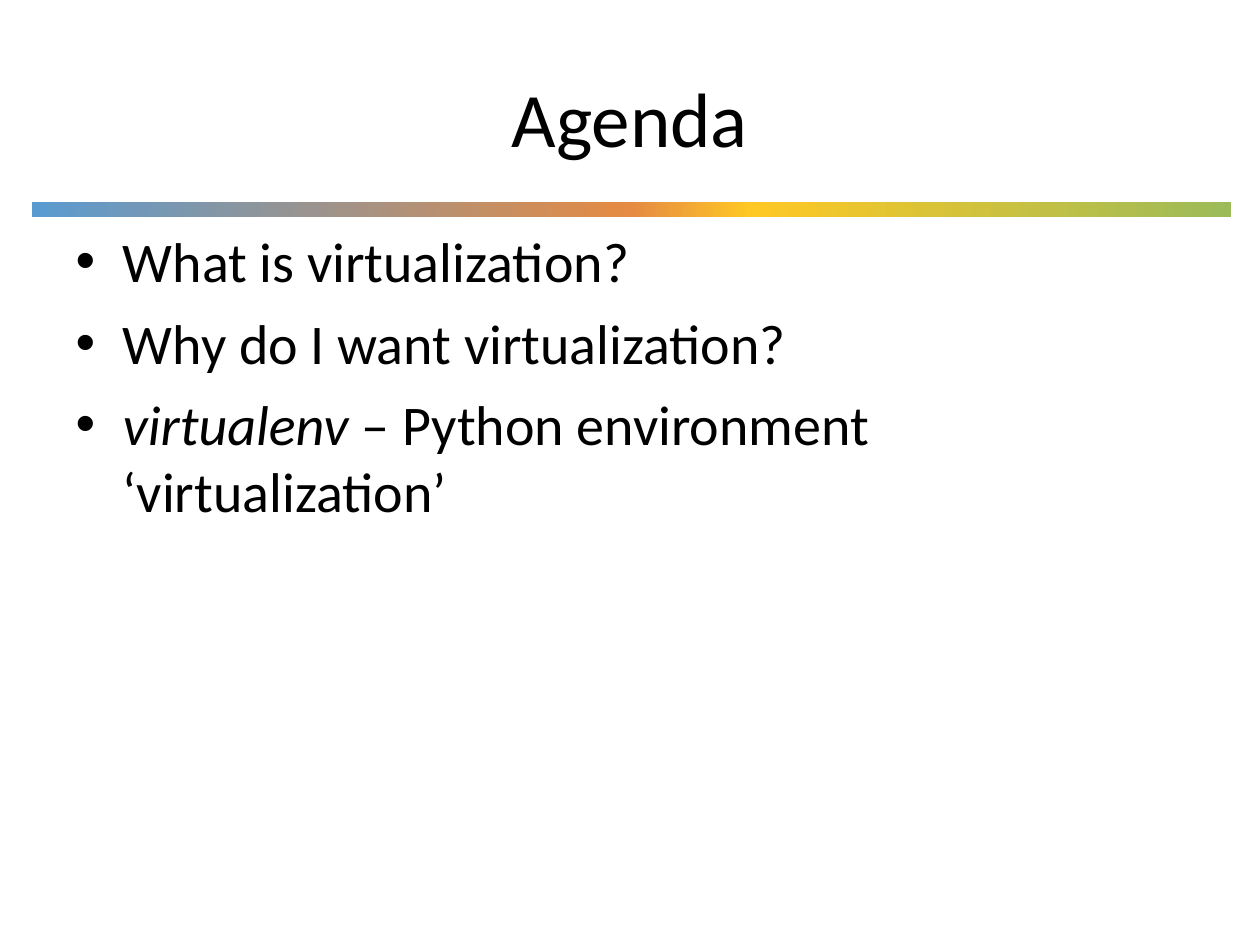
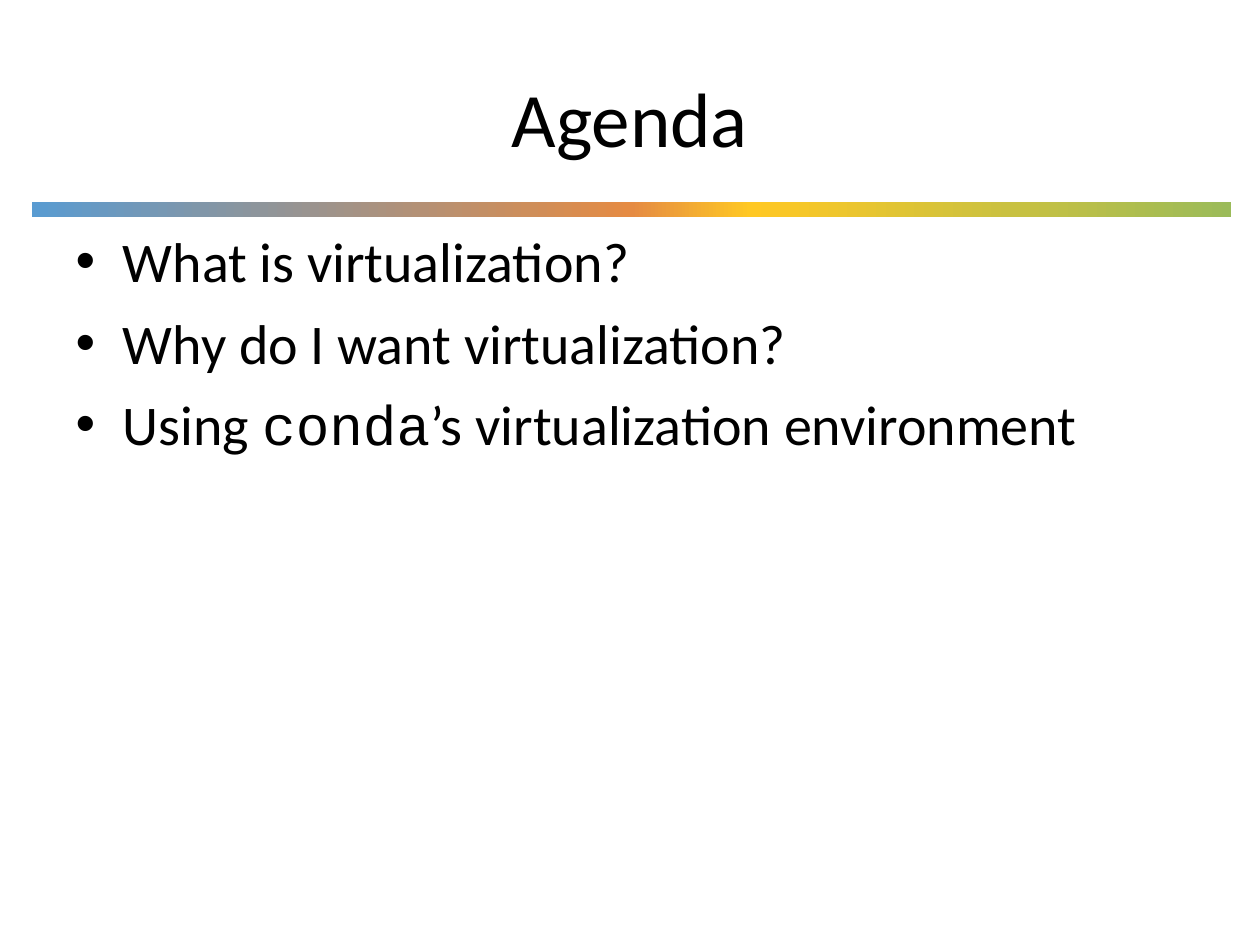
Before and after one commit to UWSEDS/LectureNotes, a slide deck: slide 2 of 06c_Virtualization/virtualization_survival_skills.pptx. Drawn at 1260x945 pixels with LibreOffice and Linux fonts; fonts in the diff are those of the drawing; background and template pictures are left out. Boxes give left, top, right and bottom in pixels: in the first picture for what was removed or moved away, otherwise in the second. Text is boxed around its words. In the diff, an @@ line names an element or a change of style, - is before the commit and + after.

Commit message:
Add virutalization

```diff
--- a/06c_Virtualization/virtualization_survival_skills.pptx
+++ b/06c_Virtualization/virtualization_survival_skills.pptx
@@ text at (x1=123, y1=405, x2=1076, y2=455): text changed @@
-• virtualenv – Python environment ‘virtualization’
+• Using conda’s virtualization environment
```
